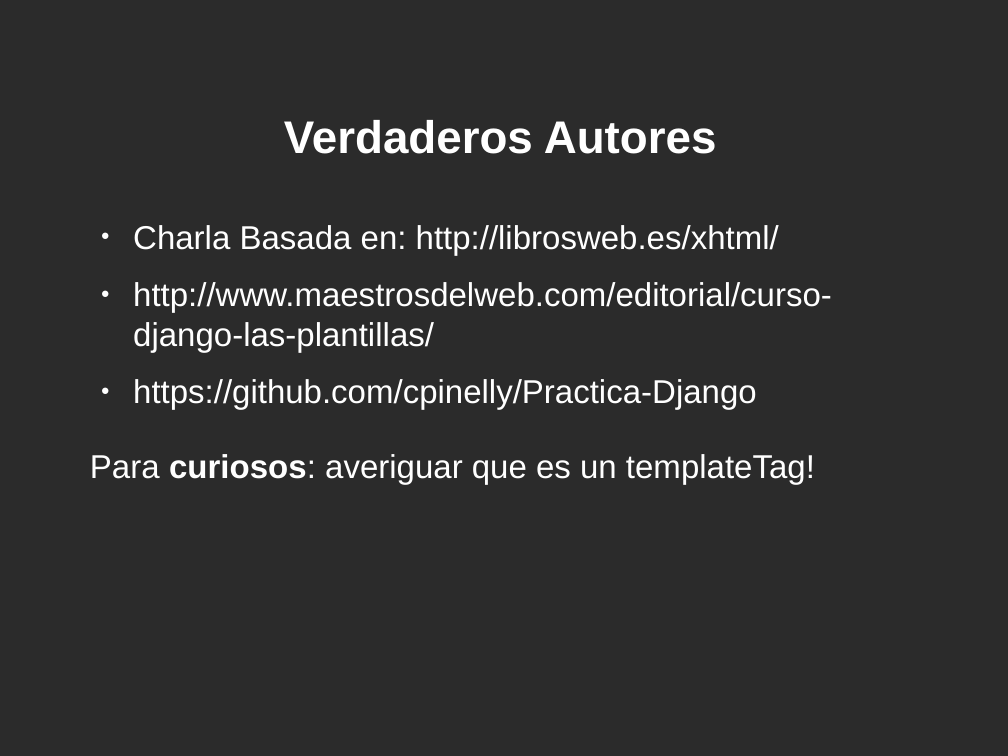
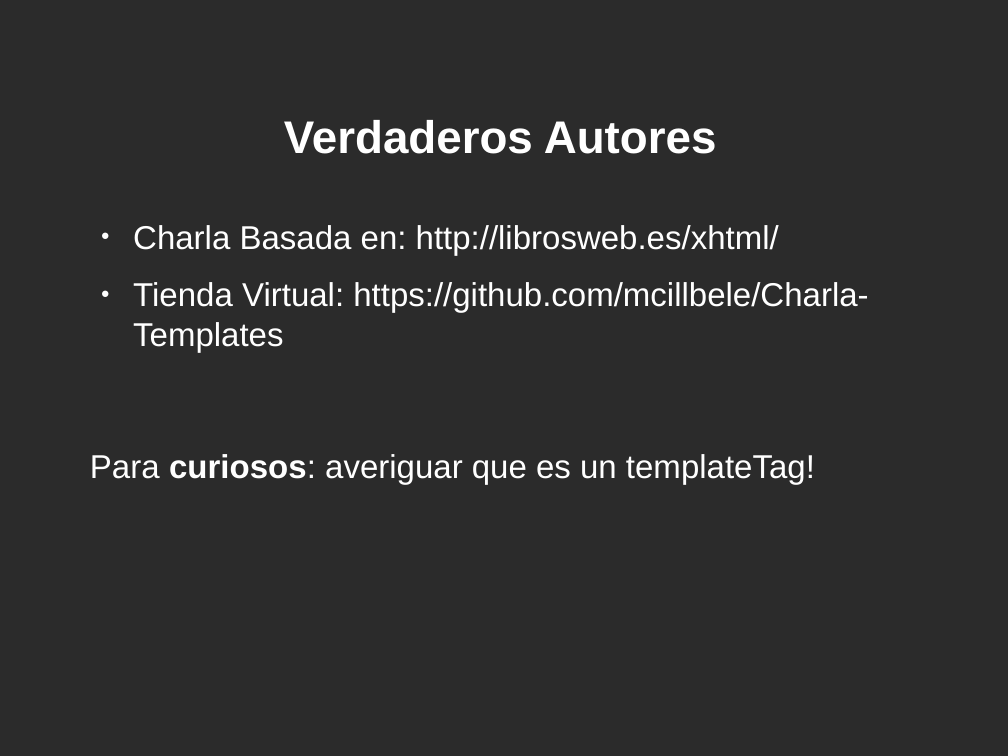
Before and after one commit to mcillbele/Charla-Templates, a slide deck: slide 16 of Html.odp. Drawn at 1008x756 pixels with LibreOffice and Linux fonts; fonts in the diff are those of the drawing; background and template pictures are left out; a plain dark background stands for a picture behind light text. Boxes give left, top, right and bottom in pixels: in the first picture for what was removed or moved away, otherwise in the second. Text is boxed around its words. In the diff, an @@ line names an element or a change of style, - is before the commit and + after.

```diff
--- a/Html.odp
+++ b/Html.odp
@@ text at bbox=[133, 282, 868, 352]: text changed @@
-● http://www.maestrosdelweb.com/editorial/curso-django-las-plantillas/
-● https://github.com/cpinelly/Practica-Django
+● Tienda Virtual: https://github.com/mcillbele/Charla-Templates
```
Also in this commit, not shown: 1 other file.
